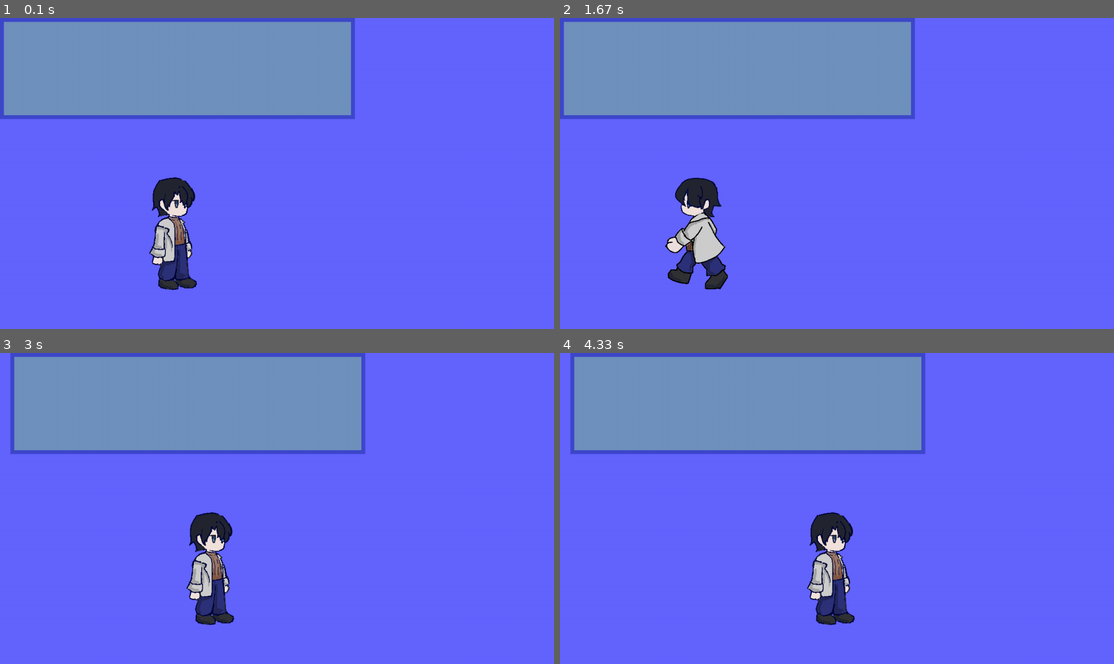
Above: before the commit, frames 1-4 (two rows, left to right).
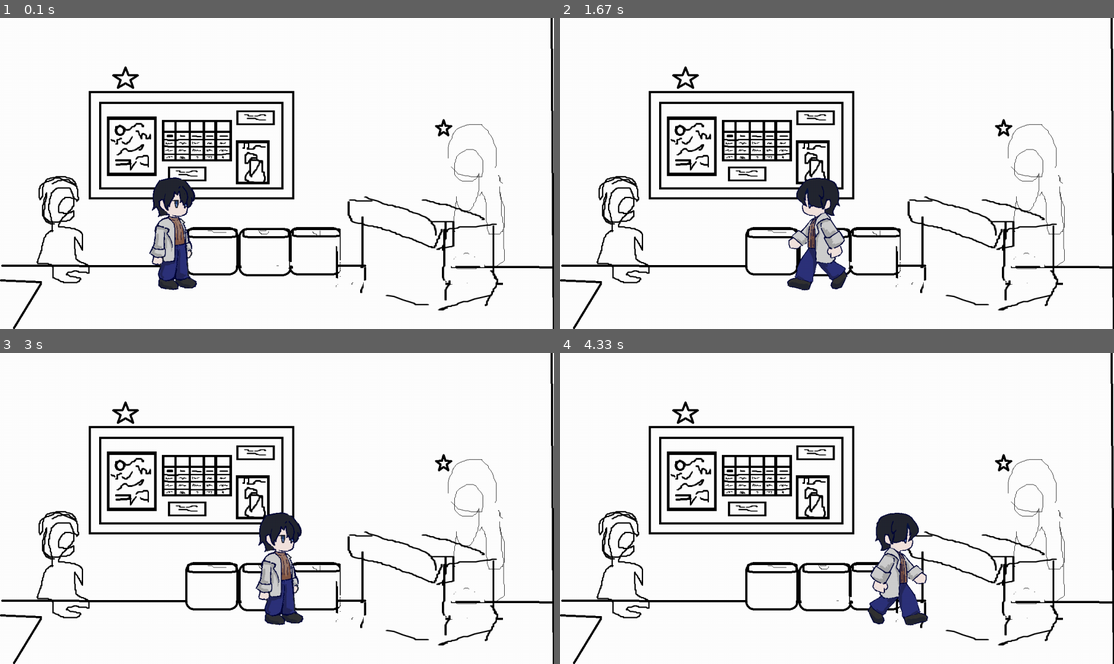
Above: after the commit, the same moments.

Repository: JoyYU271/2510-CSP1123-3-09
Game: pygame game, started from CSP project.py
The game is run twice, just before and just after one commit, with the same random seed, the same clock (stepped at 60 frames per second) and the same inputs.
Inputs:
- Up to frame 1 (0.1 s): no input
- Up to frame 2 (1.67 s): hold Right 0.33-0.8 s; hold Right 0.83-1.3 s; hold A from 1.33 s (still down)
- Up to frame 3 (3 s): release A at 1.87 s; hold Left 1.9-2.3 s; hold D 2.33-2.97 s
- Up to frame 4 (4.33 s): hold Left 3-3.47 s; hold D 3.5-3.97 s; hold Right from 4 s (still down)

The runs differ from the first frame. In frame 1, 98% of the frame differs, in the area x 0-100%, y 0-100%; in frame 2, 100%; in frame 3, 100%; in frame 4, 100%.

Commit message:
Added a background and possibly resizability

Diff:
--- a/CSP project.py
+++ b/CSP project.py
@@ -6,7 +6,9 @@
 clock = pygame.time.Clock()
 screen_width = 1280
 screen_height = 720
-screen = pygame.display.set_mode((screen_width, screen_height))
+screen = pygame.display.set_mode((screen_width, screen_height), pygame.RESIZABLE)
+world_width = 2488
+world_height = 720
 pygame.display.set_caption("Doctor Test")
 
 #Camera class
@@ -28,8 +30,8 @@
         h = self.display_surface.get_size()[1] - (self.camera_borders['top'] + self.camera_borders['bottom'])
         self.camera_rect = pygame.Rect(l,t,w,h)
 
-        #ground
-        self.ground_surf = pygame.image.load('GUI 1.png').convert_alpha()
+        #background
+        self.ground_surf = pygame.image.load('Entrance halllway sketch.png').convert_alpha()
         self.ground_rect = self.ground_surf.get_rect(topleft = (0,0))
 
     def center_target_camera(self,target):
@@ -45,6 +47,10 @@
 
         self.offset.x = self.camera_rect.left - self.camera_borders['left']
         self.offset.y = self.camera_rect.top - self.camera_borders['top']
+
+         # Clamp offset to world bounds
+        self.offset.x = max(0, min(self.offset.x, world_width - self.display_surface.get_width()))
+        self.offset.y = max(0, min(self.offset.y, world_height - self.display_surface.get_height()))
 
     def custom_draw(self,player):
 
@@ -85,12 +91,12 @@
         dx = 0
         moving = False
 
-        if keys[pygame.K_a]:
+        if keys[pygame.K_a] or keys[pygame.K_LEFT]:
             dx = -self.speed
             self.flip = True
             self.direction = -1
             moving = True
-        elif keys[pygame.K_d]:
+        elif keys[pygame.K_d] or keys[pygame.K_RIGHT]:
             dx = self.speed
             self.flip = False
             self.direction = 1
@@ -98,11 +104,10 @@
 
         self.rect.x += dx
 
-        #world_width = 2000
-        #if self.rect.left < 0:
-        #    self.rect.left = 0
-        #if self.rect.right > world_width:
-        #    self.rect.right = world_width
+        if self.rect.left < 0:
+            self.rect.left = 0
+        if self.rect.right > world_width:
+            self.rect.right = world_width
 
         return moving
 
@@ -141,7 +146,13 @@
     for event in pygame.event.get():
         if event.type == pygame.QUIT:
             run = False
-        if event.type == pygame.KEYDOWN:
+        elif event.type == pygame.VIDEORESIZE:
+            screen_width, screen_height = event.w, event.h
+            # Optional: tell the camera group about the new size
+            camera_group.display_surface = screen
+            camera_group.half_w = screen_width // 2
+            camera_group.half_h = screen_height // 2
+        elif event.type == pygame.KEYDOWN:
             if event.key == pygame.K_ESCAPE:
                 run = False
 
Binary file added: Entrance halllway sketch.png
